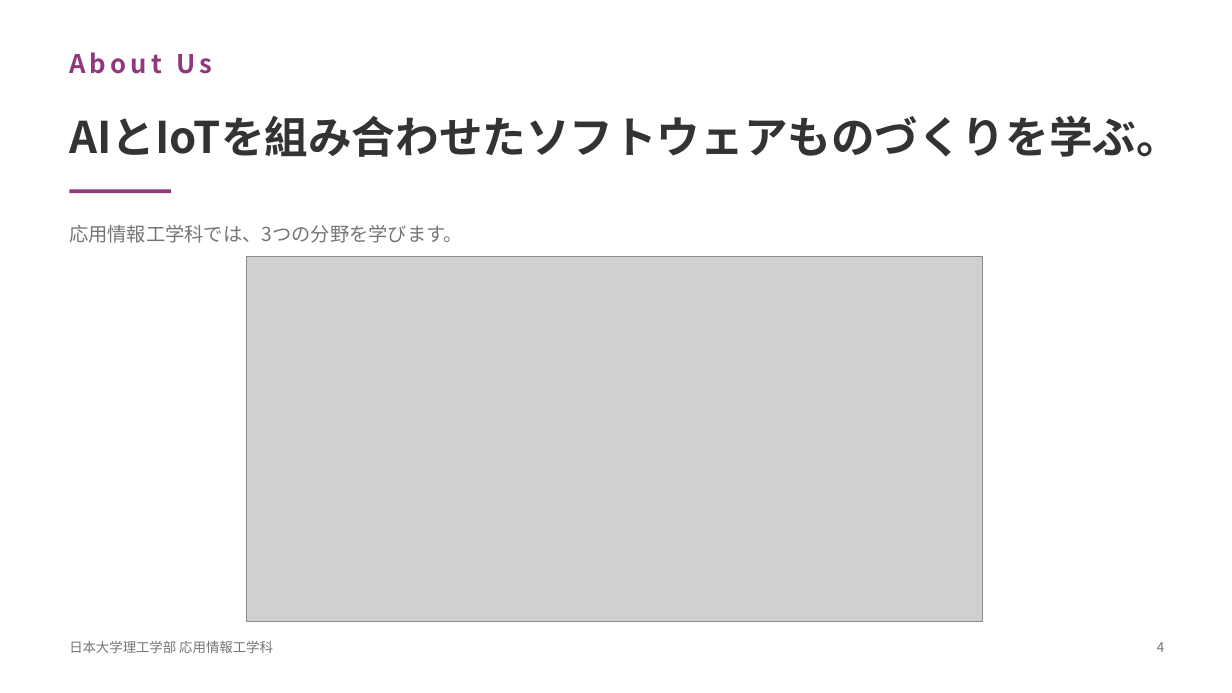
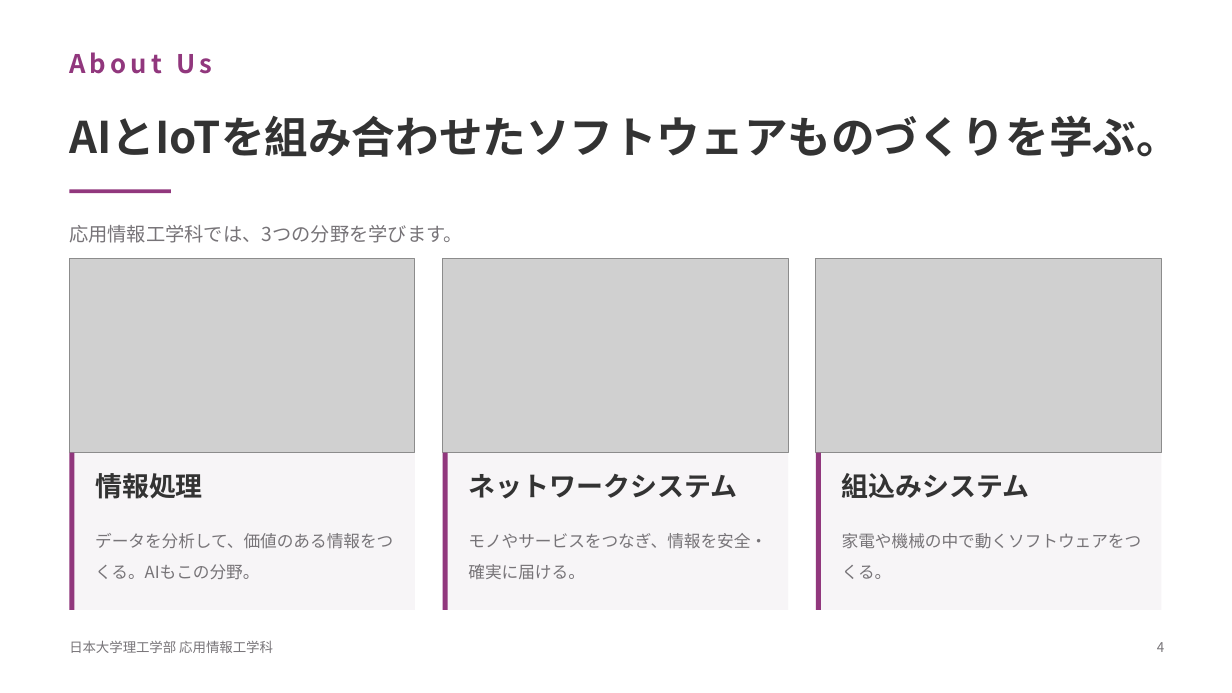
Before and after one commit to yutakaJssst/narashino-visit-2, a slide deck: slide 4 of slides/nichinara20260908.pptx. Drawn at 1232x693 pixels with LibreOffice and Linux fonts; fonts in the diff are those of the drawing; grey boxes stand for pictures. Boxes give left, top, right and bottom in pixels: in the first picture for what was removed or moved away, otherwise in the second. Text is boxed around its words. In the diff, an @@ line names an element or a change of style, - is before the commit and + after.

```diff
--- a/slides/nichinara20260908.pptx
+++ b/slides/nichinara20260908.pptx
@@ rectangle added at (x1=69, y1=259, x2=415, y2=610), fill #F7F5F7 @@
@@ picture added at (x1=69, y1=259, x2=415, y2=453) @@
@@ picture removed at (x1=247, y1=257, x2=983, y2=622) @@
@@ rectangle added at (x1=443, y1=259, x2=788, y2=610), fill #F7F5F7 @@
@@ picture added at (x1=443, y1=259, x2=788, y2=453) @@
@@ rectangle added at (x1=816, y1=259, x2=1162, y2=610), fill #F7F5F7 @@
@@ picture added at (x1=816, y1=259, x2=1162, y2=453) @@
@@ rectangle added at (x1=69, y1=453, x2=75, y2=610), fill #91377D @@
@@ text added at (x1=95, y1=473, x2=203, y2=499), 21 pt, text #333333, bold @@
+情報処理
@@ rectangle added at (x1=443, y1=453, x2=448, y2=610), fill #91377D @@
@@ text added at (x1=468, y1=474, x2=737, y2=499), 21 pt, text #333333, bold @@
+ネットワークシステム
@@ rectangle added at (x1=816, y1=453, x2=822, y2=610), fill #91377D @@
@@ text added at (x1=842, y1=473, x2=1030, y2=498), 21 pt, text #333333, bold @@
+組込みシステム
@@ text added at (x1=95, y1=533, x2=393, y2=579), 13 pt, text #777478 @@
+データを分析して、価値のある情報をつくる。AIもこの分野。
@@ text added at (x1=468, y1=533, x2=767, y2=579), 13 pt, text #777478 @@
+モノやサービスをつなぎ、情報を安全・確実に届ける。
@@ text added at (x1=842, y1=533, x2=1142, y2=579), 13 pt, text #777478 @@
+家電や機械の中で動くソフトウェアをつくる。
```
Also in this commit, not shown: 6 other slides changed, 1 slide added, 1 slide removed, 11 other files.
